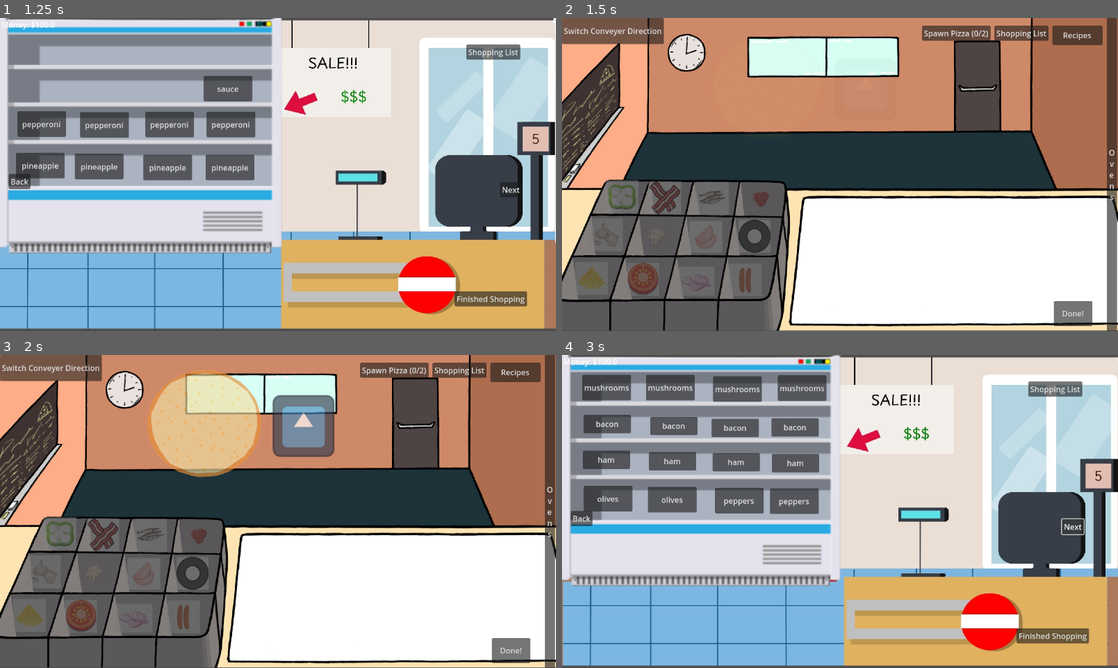
Above: before the commit, frames 1-4 (two rows, left to right).
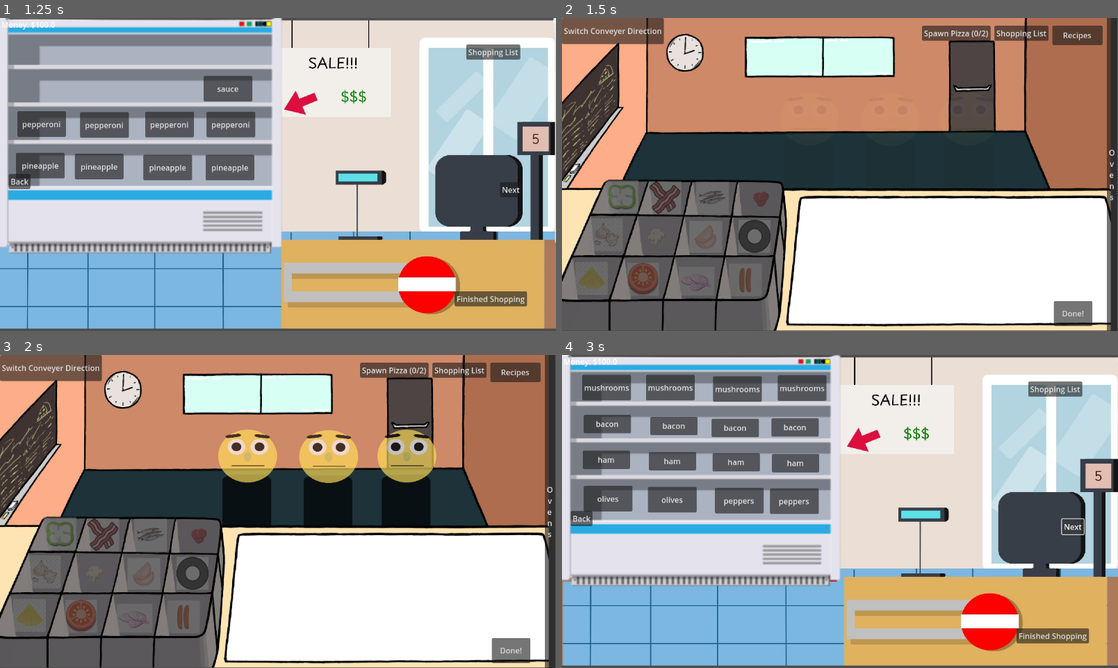
Above: after the commit, the same moments.

Repository: Leone2004/LandLockedLigersGame
Game: Godot game, scene res://Scenes/mainmenu.tscn
Same seed, same stepped clock (60 frames per second), same inputs: the game is played once before the commit and once after it. The engine's default icon, where the game draws it, is replaced by a stand-in: a white triangle on a blue panel in a dark square.
Inputs (mouse positions are in pixels of both pictures, inside the frame that each line leads up to):
- Up to frame 1 (1.25 s): click (283, 111) at 0.5 s
- Up to frame 2 (1.5 s): click "Finished Shopping" at 1.25 s
- Up to frame 3 (2 s): no input
- Up to frame 4 (3 s): click "Done!" at 2 s; click "Next" at 2.75 s

Frame 1 is identical in both runs. In frame 2, 7.0% of the frame differs, in the area x 0-100%, y 0-100%; in frame 3, 21%; in frame 4, nothing differs.

Commit message:
a lot of changes. bug fixes and added sprites

Diff:
--- a/cookingupsuccessgame/Scenes/cooking.tscn
+++ b/cookingupsuccessgame/Scenes/cooking.tscn
@@ -1,10 +1,8 @@
-[gd_scene load_steps=12 format=3 uid="uid://ccjtqqsxfsxdj"]
+[gd_scene load_steps=10 format=3 uid="uid://ccjtqqsxfsxdj"]
 
 [ext_resource type="Script" uid="uid://bgutyowxbu4q8" path="res://Scripts/CookingScene.gd" id="1_v6t1i"]
 [ext_resource type="Texture2D" uid="uid://bq8jd3vjo40lr" path="res://Art/Unknown-1.png" id="3_iv1kd"]
-[ext_resource type="PackedScene" uid="uid://cbv1kvsc8lip3" path="res://Scenes/pizza.tscn" id="3_kqqjs"]
 [ext_resource type="PackedScene" uid="uid://wjye2oajgcmk" path="res://Scenes/oven_scene.tscn" id="4_jhubm"]
-[ext_resource type="Script" uid="uid://dgrt25h7og77y" path="res://Scripts/sell.gd" id="5_7w5j8"]
 [ext_resource type="PackedScene" uid="uid://dvhspowe5pn6t" path="res://Scenes/shopping_list.tscn" id="5_iv1kd"]
 [ext_resource type="PackedScene" uid="uid://bvn8x7y2k3m4n" path="res://Scenes/IngredientSpot.tscn" id="7_bhcx5"]
 [ext_resource type="Texture2D" uid="uid://c2wc3wo0ut616" path="res://Art/Final Cooking up Success Images and Audio/Background images/cooking kitchen1.png" id="8_5t8r7"]
@@ -168,11 +166,6 @@
 z_index = -1
 position = Vector2(942, -384)
 
-[node name="sell_area" parent="." instance=ExtResource("3_kqqjs")]
-position = Vector2(-143, -513)
-scale = Vector2(2, 2)
-script = ExtResource("5_7w5j8")
-
 [node name="ShoppingListScene" parent="." instance=ExtResource("5_iv1kd")]
 
 [node name="Conveyer Belt" type="Area2D" parent="."]
@@ -232,10 +225,9 @@
 [node name="CookingKitchen1" type="Sprite2D" parent="."]
 z_index = -4
 texture_filter = 1
-position = Vector2(9, -331)
-scale = Vector2(0.601042, 0.599074)
+position = Vector2(1.49996, -331)
+scale = Vector2(0.593229, 0.599074)
 texture = ExtResource("8_5t8r7")
-metadata/_edit_lock_ = true
 
 [node name="CookingKitchen2" type="Sprite2D" parent="."]
 z_index = -4
@@ -245,7 +237,13 @@
 metadata/_edit_lock_ = true
 
 [node name="Area2D" parent="." instance=ExtResource("10_8l6gq")]
-position = Vector2(63, -508)
+position = Vector2(276, -443)
+
+[node name="Area2D2" parent="." instance=ExtResource("10_8l6gq")]
+position = Vector2(114, -442)
+
+[node name="Area2D3" parent="." instance=ExtResource("10_8l6gq")]
+position = Vector2(-54, -443)
 
 [connection signal="pressed" from="CanvasLayer/Oven_Cooking_Button" to="." method="_on_button_pressed"]
 [connection signal="pressed" from="CanvasLayer/RecipeButton" to="." method="_on_recipe_pressed"]
--- a/cookingupsuccessgame/Scenes/sell.tscn
+++ b/cookingupsuccessgame/Scenes/sell.tscn
@@ -1,8 +1,10 @@
-[gd_scene load_steps=9 format=3 uid="uid://brnrw56qbt731"]
+[gd_scene load_steps=13 format=3 uid="uid://brnrw56qbt731"]
 
 [ext_resource type="Script" uid="uid://dgrt25h7og77y" path="res://Scripts/sell.gd" id="1_fij3u"]
-[ext_resource type="Texture2D" uid="uid://5mgc7ux7nk1g" path="res://Art/icon.svg" id="2_40oap"]
+[ext_resource type="Texture2D" uid="uid://do8u3ap5mfk50" path="res://Art/Final Cooking up Success Images and Audio/Characters/ok_face.png" id="2_fij3u"]
 [ext_resource type="Script" uid="uid://c1b3m8280c0er" path="res://Scripts/ClockTimer.gd" id="3_bh4vk"]
+[ext_resource type="Texture2D" uid="uid://xftpas2inhrg" path="res://Art/Final Cooking up Success Images and Audio/Characters/happy_face.png" id="4_40oap"]
+[ext_resource type="Texture2D" uid="uid://7cn0jtmbht46" path="res://Art/Final Cooking up Success Images and Audio/Characters/character_body.png" id="5_bh4vk"]
 
 [sub_resource type="RectangleShape2D" id="RectangleShape2D_glui1"]
 size = Vector2(128, 128)
@@ -20,6 +22,30 @@
 "transitions": PackedFloat32Array(1),
 "update": 0,
 "values": [Color(1, 1, 1, 1)]
+}
+tracks/1/type = "value"
+tracks/1/imported = false
+tracks/1/enabled = true
+tracks/1/path = NodePath("Pizza/Icon:texture")
+tracks/1/interp = 1
+tracks/1/loop_wrap = true
+tracks/1/keys = {
+"times": PackedFloat32Array(0),
+"transitions": PackedFloat32Array(1),
+"update": 1,
+"values": [ExtResource("2_fij3u")]
+}
+tracks/2/type = "value"
+tracks/2/imported = false
+tracks/2/enabled = true
+tracks/2/path = NodePath("Pizza/Icon:offset")
+tracks/2/interp = 1
+tracks/2/loop_wrap = true
+tracks/2/keys = {
+"times": PackedFloat32Array(0),
+"transitions": PackedFloat32Array(1),
+"update": 0,
+"values": [Vector2(0, 0)]
 }
 
 [sub_resource type="Animation" id="Animation_mu0rf"]
@@ -52,9 +78,53 @@
 "values": [Color(1, 1, 1, 1), Color(1, 1, 1, 0)]
 }
 
+[sub_resource type="Animation" id="Animation_bh4vk"]
+resource_name = "happy"
+tracks/0/type = "value"
+tracks/0/imported = false
+tracks/0/enabled = true
+tracks/0/path = NodePath("Pizza/Icon:texture")
+tracks/0/interp = 1
+tracks/0/loop_wrap = true
+tracks/0/keys = {
+"times": PackedFloat32Array(0),
+"transitions": PackedFloat32Array(1),
+"update": 1,
+"values": [ExtResource("4_40oap")]
+}
+tracks/1/type = "value"
+tracks/1/imported = false
+tracks/1/enabled = true
+tracks/1/path = NodePath("Pizza/Icon:offset")
+tracks/1/interp = 1
+tracks/1/loop_wrap = true
+tracks/1/keys = {
+"times": PackedFloat32Array(0),
+"transitions": PackedFloat32Array(1),
+"update": 0,
+"values": [Vector2(-12, 50)]
+}
+
+[sub_resource type="Animation" id="Animation_7k78s"]
+resource_name = "neutral"
+tracks/0/type = "value"
+tracks/0/imported = false
+tracks/0/enabled = true
+tracks/0/path = NodePath("Pizza/Icon:texture")
+tracks/0/interp = 1
+tracks/0/loop_wrap = true
+tracks/0/keys = {
+"times": PackedFloat32Array(0),
+"transitions": PackedFloat32Array(1),
+"update": 1,
+"values": [ExtResource("2_fij3u")]
+}
+
 [sub_resource type="AnimationLibrary" id="AnimationLibrary_mu0rf"]
 _data = {
 &"RESET": SubResource("Animation_geqgq"),
+&"happy": SubResource("Animation_bh4vk"),
+&"neutral": SubResource("Animation_7k78s"),
 &"transparent_off": SubResource("Animation_mu0rf"),
 &"transparent_on": SubResource("Animation_7s6re")
 }
@@ -65,10 +135,18 @@
 [node name="Pizza" type="Node2D" parent="."]
 
 [node name="Icon" type="Sprite2D" parent="Pizza"]
-texture_filter = 1
-texture = ExtResource("2_40oap")
+position = Vector2(1.00006, 27)
+scale = Vector2(0.376563, 0.337963)
+texture = ExtResource("2_fij3u")
+
+[node name="CharacterBody" type="Sprite2D" parent="Pizza"]
+z_index = -2
+position = Vector2(5.68434e-14, 88.5)
+scale = Vector2(0.300595, 0.15625)
+texture = ExtResource("5_bh4vk")
 
 [node name="CollisionShape2D" type="CollisionShape2D" parent="."]
+position = Vector2(1, 0)
 shape = SubResource("RectangleShape2D_glui1")
 
 [node name="Baker_timer" type="Timer" parent="."]
--- a/cookingupsuccessgame/Scripts/CookingScene.gd
+++ b/cookingupsuccessgame/Scripts/CookingScene.gd
@@ -14,8 +14,8 @@
 var spawned_pizzas: Array[Node2D] = []
 var max_pizzas: int = 2
 var spawn_positions: Array[Vector2] = [
-	Vector2(10, -331),   # First pizza at camera center
-	Vector2(210, -331)   # Second pizza to the right of camera
+	Vector2(10, -181),   # First pizza at camera center
+	Vector2(210, -181)   # Second pizza to the right of camera
 ]
 
 @onready var recipe: RichTextLabel = $"CanvasLayer/RecipeBook/Current Recipe"
--- a/cookingupsuccessgame/Scripts/global.gd
+++ b/cookingupsuccessgame/Scripts/global.gd
@@ -3,6 +3,7 @@
 var day: int = 1
 var money: float = 100.00
 var customers = 3
+var satisfied_customers = [false, false, false]  # Track which customers are satisfied
 
 # Suggested New Variable System
 var ingredients = [0,0,0,0,0,0,0,0,0,0,0,0,0,0]
@@ -16,7 +17,8 @@
 		"day": day,
 		"money": money,
 		"ingredients": ingredients,
-		"shopping_list": shopping_list
+		"shopping_list": shopping_list,
+		"satisfied_customers": satisfied_customers
 	}
 	var file = FileAccess.open("user://savegame.save", FileAccess.WRITE)
 	file.store_string(JSON.stringify(save_data))
@@ -33,6 +35,7 @@
 			money = save_data.get("money", 100.0)
 			ingredients = save_data.get("ingredients", [0,0,0,0,0,0,0,0,0,0,0,0,0,0])
 			shopping_list = save_data.get("shopping_list", [])
+			satisfied_customers = save_data.get("satisfied_customers", [false, false, false])
 		else:
 			print("Save file corrupted or invalid.")
 	else:
--- a/cookingupsuccessgame/Scripts/sell.gd
+++ b/cookingupsuccessgame/Scripts/sell.gd
@@ -5,6 +5,8 @@
 var anim_ref
 var cur_customer: int = 0
 var playing: bool = false
+var customer_id: int = -1  # Unique ID for this customer
+var is_satisfied: bool = false  # Whether this customer has been satisfied
 @onready var happy_face = preload("res://Art/Final Cooking up Success Image folder 2/Equipment/Pizza cutter.png")
 @onready var face = $Pizza/PlainPizza
 @onready var normal_face = face.texture if face != null else null
@@ -12,35 +14,58 @@
 func _ready() -> void:
 	if face == null:
 		print("ERROR: $Pizza/PlainPizza not found in sell.gd!")
+
+	# Assign customer ID based on position (you can adjust this logic)
+	assign_customer_id()
+
 	area_ref = $"."
 	pizza_ref = $Pizza
 	pizza_ref.modulate.a = 0
 	anim_ref = $AnimationPlayer
 	area_ref.hide()
 
+func assign_customer_id() -> void:
+	# Assign ID based on position - you can adjust these values
+	if global_position.x > 200:
+		customer_id = 0  # Right customer
+	elif global_position.x > 50:
+		customer_id = 1  # Middle customer
+	else:
+		customer_id = 2  # Left customer
+
 func _process(delta: float) -> void:
-	if cur_customer != 1 && cur_customer < 2 && !playing && Global.customers > -1:
-		Global.customers -= 1
+	# Check if this customer should appear (not satisfied yet and not currently active)
+	if cur_customer == 0 && !playing && !is_satisfied:
 		area_ref.show()
 		playing = true
+		# Start with fade in
 		anim_ref.play("transparent_off")
+		await anim_ref.animation_finished
+		# Then play neutral animation
+		anim_ref.play("neutral")
 		await anim_ref.animation_finished
 		cur_customer = 1
 		playing = false
 	elif cur_customer == 2 && !playing:
-		if face != null:
-			face.texture = happy_face
-		else:
-			print("WARNING: Tried to set happy_face, but 'face' is null!")
+		# Play happy animation when pizza is sold
 		playing = true
+		anim_ref.play("happy")
+		await anim_ref.animation_finished
+		# Then fade out and stay hidden
 		anim_ref.play("transparent_on")
 		await anim_ref.animation_finished
-		# Keep the happy face - don't change back to normal
 		cur_customer = 0
 		playing = false
-	if cur_customer == 1 && Global.customers > -1:
+		# Mark this customer as satisfied and hide them permanently
+		if customer_id >= 0 and customer_id < Global.satisfied_customers.size():
+			Global.satisfied_customers[customer_id] = true
+			is_satisfied = true
+		area_ref.hide()  # Keep them hidden after satisfaction
+	if cur_customer == 1 && !is_satisfied:
 		check_for_selling()
-	elif Global.customers < 0:
+
+	# Check if all customers are satisfied for scene transition
+	if all_customers_satisfied():
 		next_day()
 	pass
 
@@ -57,8 +82,24 @@
 				return
 
 func next_day():
-	if Global.customers > 0:
-		return  # Don't switch scene if there are still customers
+	# Check if all customers are satisfied
+	var all_satisfied = true
+	for satisfied in Global.satisfied_customers:
+		if not satisfied:
+			all_satisfied = false
+			break
+
+	if not all_satisfied:
+		return  # Don't switch scene if not all customers are satisfied
+
 	Global.day += 1 # increments day by one, when the "done" button is pressed
 	get_tree().change_scene_to_file("res://Scenes/GroceryStore.tscn") # changes scene back to shopping scene
 	Global.customers = 3
+	# Reset customer satisfaction for next day
+	Global.satisfied_customers = [false, false, false]
+
+func all_customers_satisfied() -> bool:
+	for satisfied in Global.satisfied_customers:
+		if not satisfied:
+			return false
+	return true
Binary file added: cookingupsuccessgame/Art/Final Cooking up Success Images and Audio/Characters/character_body.png
Not shown, added: cookingupsuccessgame/Art/Final Cooking up Success Images and Audio/Characters/character_body.png.import
Binary file changed: cookingupsuccessgame/Art/Final Cooking up Success Images and Audio/Icons/Back Icon.png
Binary file changed: cookingupsuccessgame/Art/Final Cooking up Success Images and Audio/Icons/Done Button.png
Binary file changed: cookingupsuccessgame/Art/Final Cooking up Success Images and Audio/Icons/Next Icon.png
